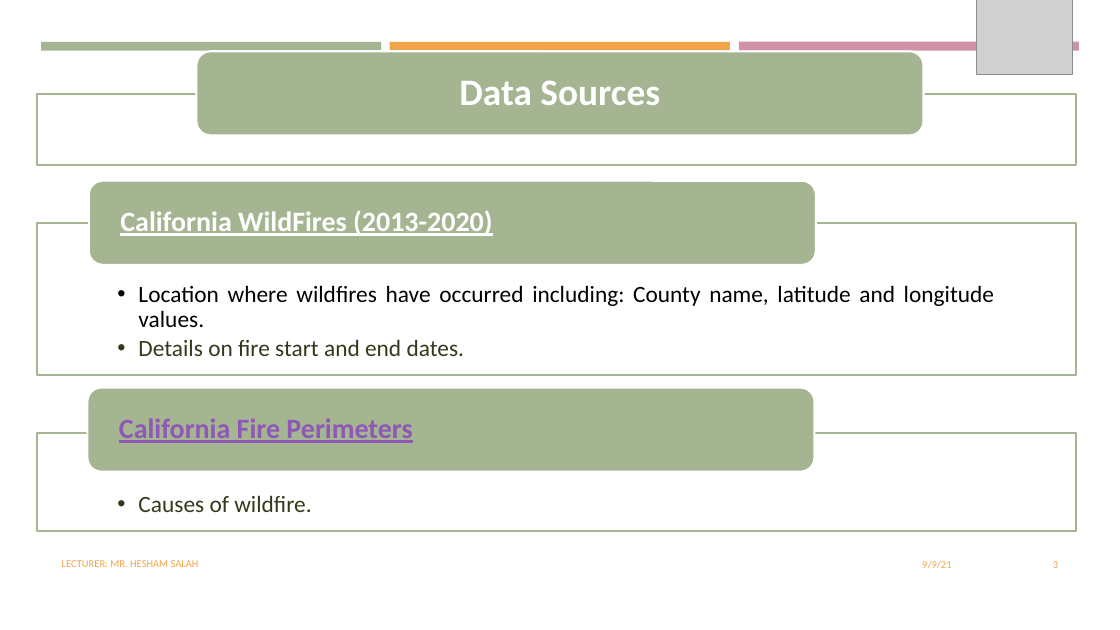
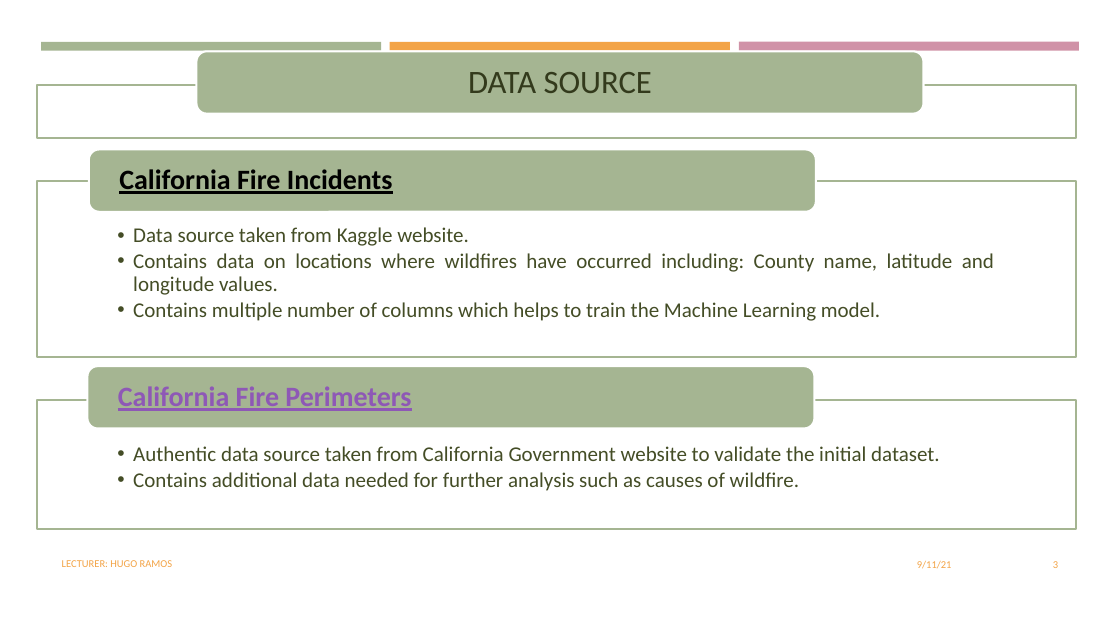
Before and after one commit to dhivyapadmanaban/California_Wildfires, a slide deck: slide 3 of Presentation/California_WildFire.pptx. Drawn at 1120x630 pixels with LibreOffice and Linux fonts; fonts in the diff are those of the drawing; grey boxes stand for pictures. Boxes give left, top, right and bottom in pixels: in the first picture for what was removed or moved away, otherwise in the second. Text is boxed around its words. In the diff, an @@ line names an element or a change of style, - is before the commit and + after.

Commit message:
ppt updated.

```diff
--- a/Presentation/California_WildFire.pptx
+++ b/Presentation/California_WildFire.pptx
@@ picture removed at (976, 0, 1072, 74) @@
@@ rounded rectangle: place and size @@
-rounded rectangle at (197, 51, 924, 135)
+rounded rectangle at (197, 51, 924, 113)
@@ rectangle: place and size @@
-rectangle at (37, 93, 1076, 165)
+rectangle at (37, 85, 1076, 138)
@@ text at (468, 72, 652, 93): text changed; size 32 to 28 pt; text colour #FFFFFF to #333A1C; bold off @@
-Data Sources
+DATA SOURCE
@@ rounded rectangle: place and size @@
-rounded rectangle at (89, 181, 817, 265)
+rounded rectangle at (89, 150, 817, 212)
@@ text added at (119, 169, 393, 194), 24 pt, text #000000, bold, underline @@
+California Fire Incidents
@@ rectangle: place and size @@
-rectangle at (37, 223, 1076, 376)
+rectangle at (37, 181, 1076, 357)
@@ text removed at (120, 210, 492, 236) @@
-California WildFires (2013-2020)
@@ text at (133, 227, 994, 321): text changed; size 20 to 18 pt; text colour #000000 to #444D26 @@
-  • Location where wildfires have occurred including: County name, latitude and longitude values.
-  • Details on fire start and end dates.
+  • Data source taken from Kaggle website.
+  • Contains data on locations where wildfires have occurred including: County name, latitude and longitude values.
+  • Contains multiple number of columns which helps to train the Machine Learning model.
@@ rounded rectangle: place and size @@
-rounded rectangle at (87, 387, 815, 471)
+rounded rectangle at (87, 366, 815, 429)
@@ text "California Fire Perimeters": place and size @@
-text "California Fire Perimeters" at (119, 418, 412, 443)
+text "California Fire Perimeters" at (118, 386, 411, 411)
@@ rectangle: place and size @@
-rectangle at (37, 433, 1076, 531)
+rectangle at (37, 400, 1076, 530)
@@ text added at (133, 446, 940, 491), 18 pt, text #444D26 @@
+  • Authentic data source taken from California Government website to validate the initial dataset.
+  • Contains additional data needed for further analysis such as causes of wildfire.
@@ text removed at (138, 495, 311, 512) @@
-  • Causes of wildfire.
@@ text at (62, 560, 173, 567): text changed @@
-LECTURER: MR. HESHAM SALAH
+LECTURER: HUGO RAMOS
@@ text at (917, 561, 952, 569): text changed @@
-9/9/21
+9/11/21
```
Also in this commit, not shown: 3 other slides changed, 1 slide added, 3 slides removed.
